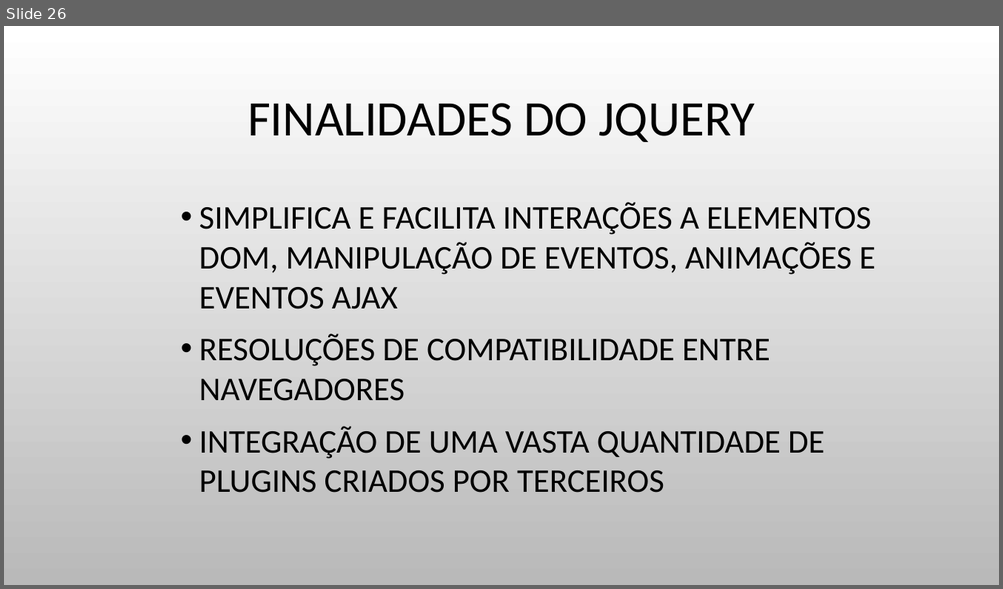
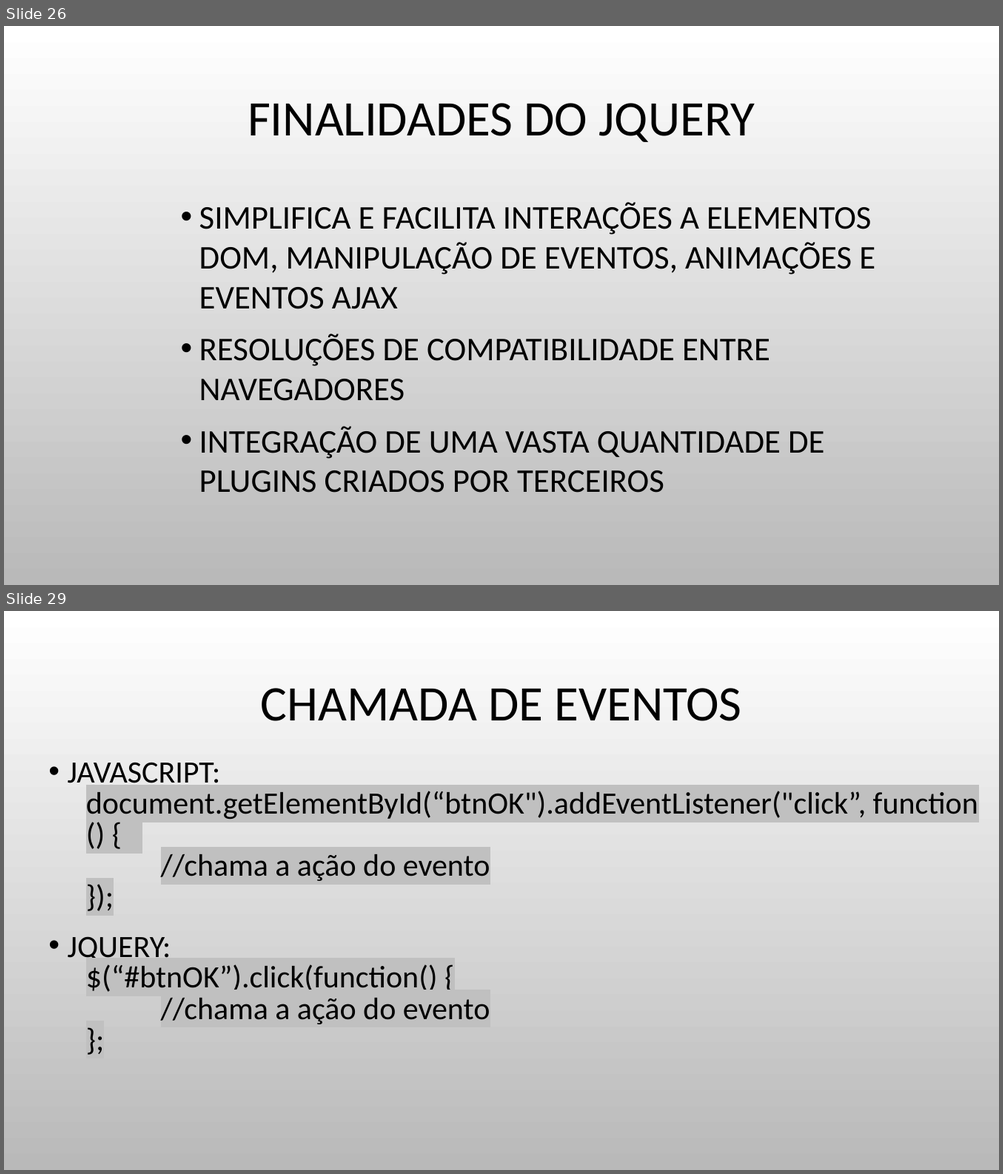
Before and after one commit to JulioCR-Oliveira/Trabalho-Topicos-Especiais, a slide deck: Arquivos/INTRODUÇÃO A FRONT-END.pptx. Shown one above the other, each under a label of ours: slide 26 before the commit, slides 26 and 29 after it; the slides between them are not shown. The pictures are 1003x589 and 1003x1174 pixels, drawn with LibreOffice and Linux fonts; fonts in the diff are those of the drawing; background and template pictures are left out. Boxes give left, top, right and bottom in pixels: in the first picture for what was removed or moved away, otherwise in the second. Text is boxed around its words. In the diff, an @@ line names an element or a change of style, - is before the commit and + after.

```diff
--- a/Arquivos/INTRODUÇÃO A FRONT-END.pptx
+++ b/Arquivos/INTRODUÇÃO A FRONT-END.pptx
@@ slide 29 added at (4,611,999,1170), background picture (left out) @@
@@ title added at (261,688,741,721), 48 pt, text #000000 @@
+CHAMADA DE EVENTOS
@@ text added at (68,762,978,1025), 30 pt, text #000000 @@
+  • JAVASCRIPT:
+    document.getElementById(“btnOK").addEventListener("click”, function () {
+    //chama a ação do evento
+    });
+  • JQUERY:
+$(“#btnOK”).click(function() {
+//chama a ação do evento
+};
```
Also in this commit, not shown: 11 other slides added, 5 other files.
